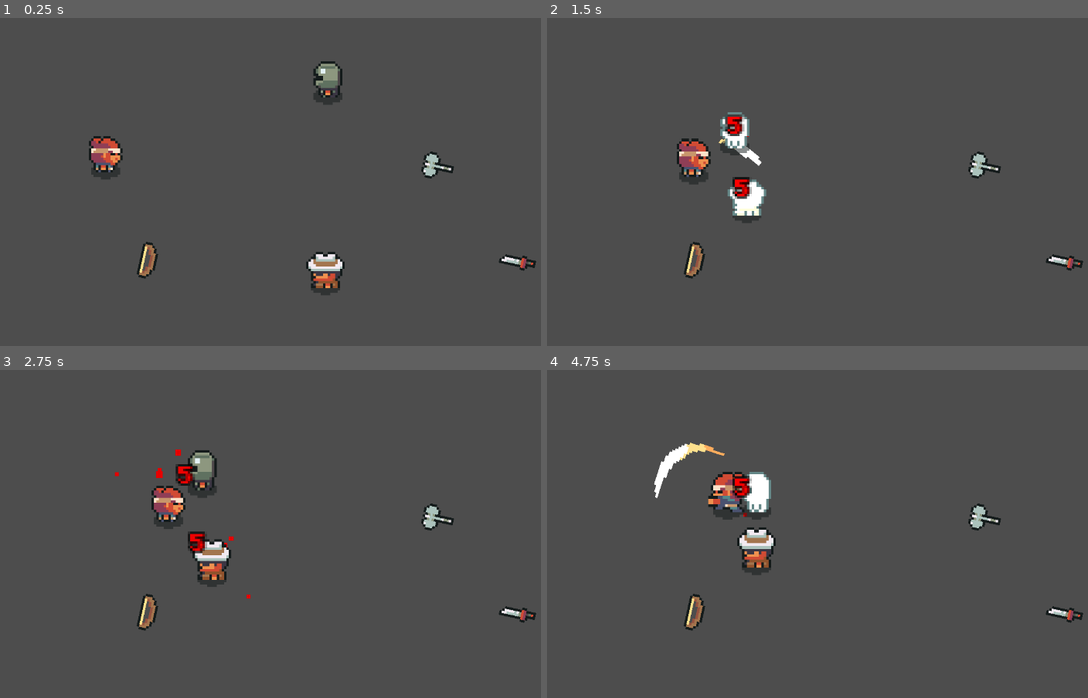
Above: before the commit, frames 1-4 (two rows, left to right).
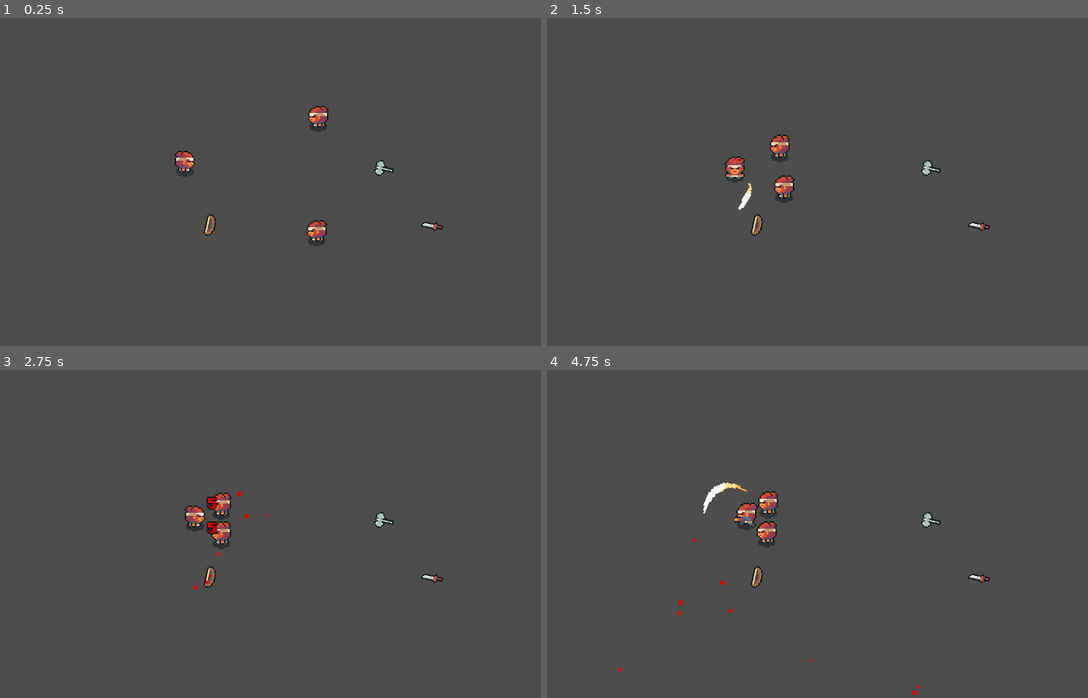
Above: after the commit, the same moments.

Repository: lucaslprimo/TheRPGProject
Game: Godot game, scene res://project/scenes/TestScene.tscn
The game is run twice, just before and just after one commit, with the same random seed, the same clock (stepped at 60 frames per second) and the same inputs.
Inputs (mouse positions are in pixels of both pictures, inside the frame that each line leads up to):
- Up to frame 1 (0.25 s): no input
- Up to frame 2 (1.5 s): move the mouse to (985, 155) at 0.52 s; press the mouse at (985, 155) at 0.53 s; hold Right (move_right) 0.53-1.28 s; move the mouse to (725, 188) at 1.27 s; release the mouse at (725, 188) at 1.28 s; hold Down (move_down) from 1.28 s (still down); click (725, 188) at 1.35 s
- Up to frame 3 (2.75 s): move the mouse to (367, 448) at 2.02 s; release Down (move_down) at 2.03 s; hold Right (move_right) from 2.03 s (still down); hold E (interact) from 2.03 s (still down); click (367, 448) at 2.3 s
- Up to frame 4 (4.75 s): move the mouse to (817, 593) at 2.77 s; release Right (move_right) at 2.78 s; release E (interact) at 2.78 s; hold Up (move_up) 2.78-3.53 s; right-click (817, 593) at 2.85 s; click (817, 593) at 3.05 s; move the mouse to (1033, 576) at 3.52 s; press the mouse at (1033, 576) at 3.53 s; hold Left (move_left) from 3.53 s (still down); tap B at 3.6 s; move the mouse to (666, 471) at 4.27 s; release the mouse at (666, 471) at 4.28 s; tap C at 4.35 s; click (666, 471) at 4.55 s

The runs differ from the first frame. In frame 1, 3.5% of the frame differs, in the area x 16-100%, y 13-85%; in frame 2, 3.7%; in frame 3, 4.0%, in the area x 21-100%, y 24-80%; in frame 4, 3.9%.

Commit message:
Tuning: Adjusting animations and names

Diff:
--- a/project.godot
+++ b/project.godot
@@ -22,8 +22,8 @@
 
 [autoload]
 
-cameraShake="*res://project/scripts/components/camera_shake.gd"
-PopupComponent="*res://project/scripts/components/popup_component.gd"
+CameraShake="*res://project/scripts/components/camera_shake.gd"
+PopupText="*res://project/scripts/components/popup_text_component.gd"
 
 [display]
 
--- a/project/scenes/HumanoidBase.tscn
+++ b/project/scenes/HumanoidBase.tscn
@@ -23,7 +23,7 @@
 [ext_resource type="Script" uid="uid://dnmf7mwip03pk" path="res://project/scripts/components/hitbox_component.gd" id="16_7ub6x"]
 [ext_resource type="Script" uid="uid://12ilxwm2ct3k" path="res://project/scripts/humanoids/attack_state.gd" id="16_cri8v"]
 [ext_resource type="Script" uid="uid://dkwunag7epdha" path="res://project/scripts/humanoids/hurt_state.gd" id="17_x338g"]
-[ext_resource type="Script" uid="uid://duiay8ogrm0x" path="res://project/scripts/humanoids/randed_attack.gd" id="18_fkeap"]
+[ext_resource type="Script" uid="uid://duiay8ogrm0x" path="res://project/scripts/humanoids/ranged_attack.gd" id="18_fkeap"]
 [ext_resource type="Script" uid="uid://mikeum0murty" path="res://project/scripts/humanoids/died_state.gd" id="18_wrlts"]
 [ext_resource type="Script" uid="uid://ndvvq6miytjg" path="res://project/scripts/components/shooting_component.gd" id="21_f8gpl"]
 [ext_resource type="Script" uid="uid://bjxej4h04bigw" path="res://project/scripts/components/knockback_compoment.gd" id="22_oyqbi"]
@@ -833,7 +833,7 @@
 [sub_resource type="Animation" id="Animation_fhn78"]
 resource_name = "idle_down"
 length = 0.70001
-loop_mode = 2
+loop_mode = 1
 tracks/0/type = "value"
 tracks/0/imported = false
 tracks/0/enabled = true
@@ -856,7 +856,7 @@
 "times": PackedFloat32Array(0, 0.3, 0.7),
 "transitions": PackedFloat32Array(1, 1, 1),
 "update": 1,
-"values": [Vector2(1, 1), Vector2(1, 1.0625), Vector2(1, 1.125)]
+"values": [Vector2(1, 1), Vector2(1, 1.0625), Vector2(1, 1)]
 }
 tracks/2/type = "value"
 tracks/2/imported = false
@@ -865,10 +865,10 @@
 tracks/2/interp = 1
 tracks/2/loop_wrap = true
 tracks/2/keys = {
-"times": PackedFloat32Array(0, 0.70000005),
-"transitions": PackedFloat32Array(1, 1),
-"update": 1,
-"values": [Vector2(-11.000001, 1.9073486e-06), Vector2(-11, 1)]
+"times": PackedFloat32Array(0),
+"transitions": PackedFloat32Array(1),
+"update": 1,
+"values": [Vector2(-11.000001, 2.000001)]
 }
 tracks/3/type = "value"
 tracks/3/imported = false
@@ -922,7 +922,7 @@
 [sub_resource type="Animation" id="Animation_fihu6"]
 resource_name = "idle_side"
 length = 0.70001
-loop_mode = 2
+loop_mode = 1
 step = 0.1
 tracks/0/type = "value"
 tracks/0/imported = false
@@ -946,7 +946,7 @@
 "times": PackedFloat32Array(0, 0.3, 0.7),
 "transitions": PackedFloat32Array(1, 1, 1),
 "update": 1,
-"values": [Vector2(1, 1), Vector2(1, 1.0625), Vector2(1, 1.125)]
+"values": [Vector2(1, 1), Vector2(1, 1.0625), Vector2(1, 1)]
 }
 tracks/2/type = "value"
 tracks/2/imported = false
@@ -955,10 +955,10 @@
 tracks/2/interp = 1
 tracks/2/loop_wrap = true
 tracks/2/keys = {
-"times": PackedFloat32Array(0, 0.7),
-"transitions": PackedFloat32Array(1, 1),
-"update": 1,
-"values": [Vector2(3.0000014, 10.000001), Vector2(3.0000024, 11.000001)]
+"times": PackedFloat32Array(0),
+"transitions": PackedFloat32Array(1),
+"update": 1,
+"values": [Vector2(6.000001, 9.999999)]
 }
 tracks/3/type = "value"
 tracks/3/imported = false
@@ -970,7 +970,7 @@
 "times": PackedFloat32Array(0),
 "transitions": PackedFloat32Array(1),
 "update": 0,
-"values": [0.23038346]
+"values": [0.12915437]
 }
 tracks/4/type = "value"
 tracks/4/imported = false
@@ -1012,7 +1012,7 @@
 [sub_resource type="Animation" id="Animation_c3jn5"]
 resource_name = "idle_up"
 length = 0.70001
-loop_mode = 2
+loop_mode = 1
 step = 0.1
 tracks/0/type = "value"
 tracks/0/imported = false
@@ -1036,7 +1036,7 @@
 "times": PackedFloat32Array(0, 0.3, 0.7),
 "transitions": PackedFloat32Array(1, 1, 1),
 "update": 1,
-"values": [Vector2(1, 1), Vector2(1, 1.0625), Vector2(1, 1.125)]
+"values": [Vector2(1, 1), Vector2(1, 1.0625), Vector2(1, 1)]
 }
 tracks/2/type = "value"
 tracks/2/imported = false
@@ -1045,10 +1045,10 @@
 tracks/2/interp = 1
 tracks/2/loop_wrap = true
 tracks/2/keys = {
-"times": PackedFloat32Array(0, 0.7),
-"transitions": PackedFloat32Array(1, 1),
-"update": 1,
-"values": [Vector2(-11.000001, 2.0000029), Vector2(-11, 3.0000012)]
+"times": PackedFloat32Array(0),
+"transitions": PackedFloat32Array(1),
+"update": 1,
+"values": [Vector2(-11.000001, 3.000001)]
 }
 tracks/3/type = "value"
 tracks/3/imported = false
@@ -1057,10 +1057,10 @@
 tracks/3/interp = 1
 tracks/3/loop_wrap = true
 tracks/3/keys = {
-"times": PackedFloat32Array(0, 0.7),
-"transitions": PackedFloat32Array(1, 1),
-"update": 0,
-"values": [1.3020157, 1.303761]
+"times": PackedFloat32Array(0),
+"transitions": PackedFloat32Array(1),
+"update": 0,
+"values": [1.3020157]
 }
 tracks/4/type = "value"
 tracks/4/imported = false
@@ -1159,10 +1159,10 @@
 tracks/4/interp = 1
 tracks/4/loop_wrap = true
 tracks/4/keys = {
-"times": PackedFloat32Array(0, 0.70000005),
-"transitions": PackedFloat32Array(1, 1),
-"update": 1,
-"values": [Vector2(-11.000001, 1.9073486e-06), Vector2(-11, 1)]
+"times": PackedFloat32Array(0),
+"transitions": PackedFloat32Array(1),
+"update": 1,
+"values": [Vector2(-11.000001, 3.0000007)]
 }
 tracks/5/type = "value"
 tracks/5/imported = false
@@ -1225,10 +1225,10 @@
 tracks/2/interp = 1
 tracks/2/loop_wrap = true
 tracks/2/keys = {
-"times": PackedFloat32Array(0, 0.7),
-"transitions": PackedFloat32Array(1, 1),
-"update": 1,
-"values": [Vector2(3.0000014, 10.000001), Vector2(3.0000024, 11.000001)]
+"times": PackedFloat32Array(0),
+"transitions": PackedFloat32Array(1),
+"update": 1,
+"values": [Vector2(6, 10)]
 }
 tracks/3/type = "value"
 tracks/3/imported = false
@@ -1339,10 +1339,10 @@
 tracks/4/interp = 1
 tracks/4/loop_wrap = true
 tracks/4/keys = {
-"times": PackedFloat32Array(0, 0.70000005),
-"transitions": PackedFloat32Array(1, 1),
-"update": 1,
-"values": [Vector2(-11.000001, 1.9073486e-06), Vector2(-11, 1)]
+"times": PackedFloat32Array(0),
+"transitions": PackedFloat32Array(1),
+"update": 1,
+"values": [Vector2(-11.000001, 1.9073486e-06)]
 }
 tracks/5/type = "value"
 tracks/5/imported = false
--- a/project/scenes/Player.tscn
+++ b/project/scenes/Player.tscn
@@ -1,7 +1,26 @@
-[gd_scene load_steps=3 format=3 uid="uid://c5slxalqbjlnl"]
+[gd_scene load_steps=5 format=3 uid="uid://c5slxalqbjlnl"]
 
 [ext_resource type="PackedScene" uid="uid://c8xs5tiuk8csl" path="res://project/scenes/HumanoidBase.tscn" id="1_gd4xd"]
 [ext_resource type="Script" uid="uid://bo6no0shuxrh3" path="res://project/scripts/humanoids/player/player_input_handler.gd" id="2_qtec2"]
+
+[sub_resource type="FontFile" id="FontFile_y5s04"]
+cache/0/30/0/ascent = 0.0
+cache/0/30/0/descent = 0.0
+cache/0/30/0/underline_position = 0.0
+cache/0/30/0/underline_thickness = 0.0
+cache/0/30/0/scale = 1.0
+cache/0/16/0/ascent = 0.0
+cache/0/16/0/descent = 0.0
+cache/0/16/0/underline_position = 0.0
+cache/0/16/0/underline_thickness = 0.0
+cache/0/16/0/scale = 1.0
+
+[sub_resource type="LabelSettings" id="LabelSettings_qtec2"]
+font = SubResource("FontFile_y5s04")
+font_size = 30
+outline_size = 3
+outline_color = Color(0, 0, 0, 1)
+shadow_size = 3
 
 [node name="Player" groups=["players"] instance=ExtResource("1_gd4xd")]
 collision_layer = 8
@@ -35,5 +54,27 @@
 script = ExtResource("2_qtec2")
 movcp = NodePath("../MovementComponent")
 
+[node name="MovementComponent" parent="." index="11"]
+max_speed = 150
+desceleration = 800
+
+[node name="EquipmentCtrl" parent="." index="15" node_paths=PackedStringArray("ui_pickup")]
+ui_pickup = NodePath("../InteractionControl/Label")
+
 [node name="HitSound" parent="." index="17"]
 volume_db = -10.0
+
+[node name="InteractionControl" type="Node2D" parent="." index="19"]
+scale = Vector2(0.8, 0.8)
+
+[node name="Label" type="Label" parent="InteractionControl" index="0"]
+visible = false
+offset_left = -87.0
+offset_top = -76.0
+offset_right = 494.0
+offset_bottom = 182.66666
+scale = Vector2(0.3, 0.3)
+text = "[E] to pickup Item Name"
+label_settings = SubResource("LabelSettings_qtec2")
+horizontal_alignment = 1
+vertical_alignment = 1
--- a/project/scenes/TestScene.tscn
+++ b/project/scenes/TestScene.tscn
@@ -10,7 +10,7 @@
 [node name="Main" type="Node2D"]
 
 [node name="Camera2D" type="Camera2D" parent="."]
-zoom = Vector2(5, 5)
+zoom = Vector2(3, 3)
 
 [node name="Player" parent="." instance=ExtResource("2_4wxyy")]
 position = Vector2(-82, 0)
@@ -29,8 +29,6 @@
 
 [node name="Enemy" parent="." instance=ExtResource("6_vbvdg")]
 position = Vector2(19, -34)
-selected_skin = 3
 
 [node name="Enemy2" parent="." instance=ExtResource("6_vbvdg")]
 position = Vector2(17, 53)
-selected_skin = 2
--- a/project/scripts/components/hurtbox_component.gd
+++ b/project/scripts/components/hurtbox_component.gd
@@ -15,6 +15,6 @@
 	particles.emitting = true
 
 
-	PopupComponent.show(str(_damage), PopupComponent.InfoType.DAMAGE, owner.global_position)
+	PopupText.show(str(_damage), PopupText.InfoType.DAMAGE, owner.global_position)
 
-	cameraShake.wiggle(float(_damage)/100)
+	CameraShake.wiggle(float(_damage)/100)
--- a/project/scripts/components/pickup_component.gd
+++ b/project/scripts/components/pickup_component.gd
@@ -2,7 +2,10 @@
 extends Area2D
 
 func info() -> String:
-	return "Item"
+	if owner is Item:
+		return owner.data.name
+	else:
+		return "Unknown"
 
 func get_item():
 	return owner
--- a/project/scripts/components/shooting_component.gd
+++ b/project/scripts/components/shooting_component.gd
@@ -45,8 +45,6 @@
 
 	var final_direction = direction.rotated(calculate_shot_accuracy(aiming_time, aiming_time_limit))
 
-	print("final_damage", final_damage)
-
 	aiming_time = 0
 	is_aiming = false
 
@@ -63,7 +61,7 @@
 
 		projcp.damage = final_damage
 		projcp.knockback_force = final_knockback
-		print("projectile_damage",projcp.damage)
+
 		get_tree().root.add_child(p_instance)
 		_decrease_ammo()
 		fired.emit()
--- a/project/scripts/humanoids/equipment_ctrl.gd
+++ b/project/scripts/humanoids/equipment_ctrl.gd
@@ -1,5 +1,7 @@
 class_name EquipmentController
 extends Node
+
+const pickup_text = "[E] to pickup "
 
 @export var item_drop_template:PackedScene
 @export var inv:InventoryComponent
@@ -23,9 +25,11 @@
 
 func _on_allow_pickup(_info:String):
 	can_pickup = true
+	show_ui(_info)
 
 func _on_deny_pickup():
 	can_pickup = false
+	hide_ui()
 
 func _input(event: InputEvent) -> void:
 	if owner.is_in_group(&"players"):
@@ -62,3 +66,12 @@
 	weapon_skin.flip_v = weapon.flip_v
 	weapon_audio_player.stream = weapon.weapon_sound
 	weapon_hit_player.stream = weapon.weapon_hit_sound
+
+func show_ui(item_name: String):
+	if ui_pickup:
+		ui_pickup.text = pickup_text + item_name
+		ui_pickup.visible = true
+
+func hide_ui():
+	if ui_pickup:
+		ui_pickup.visible = false
Not shown: 1 places in project/resources/tileset.tres that only renumber resources
Renamed: project/scripts/components/popup_component.gd -> project/scripts/components/popup_text_component.gd
Renamed: project/scripts/components/popup_component.gd.uid -> project/scripts/components/popup_text_component.gd.uid
Renamed: project/scripts/humanoids/randed_attack.gd -> project/scripts/humanoids/ranged_attack.gd
Renamed: project/scripts/humanoids/randed_attack.gd.uid -> project/scripts/humanoids/ranged_attack.gd.uid
